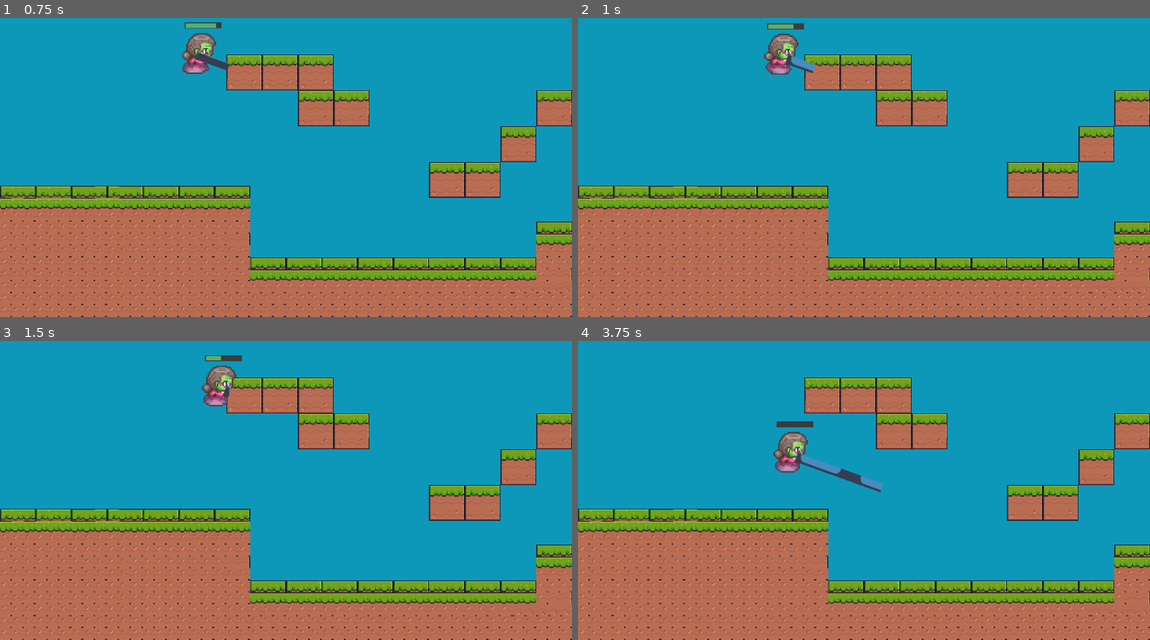
Above: before the commit, frames 1-4 (two rows, left to right).
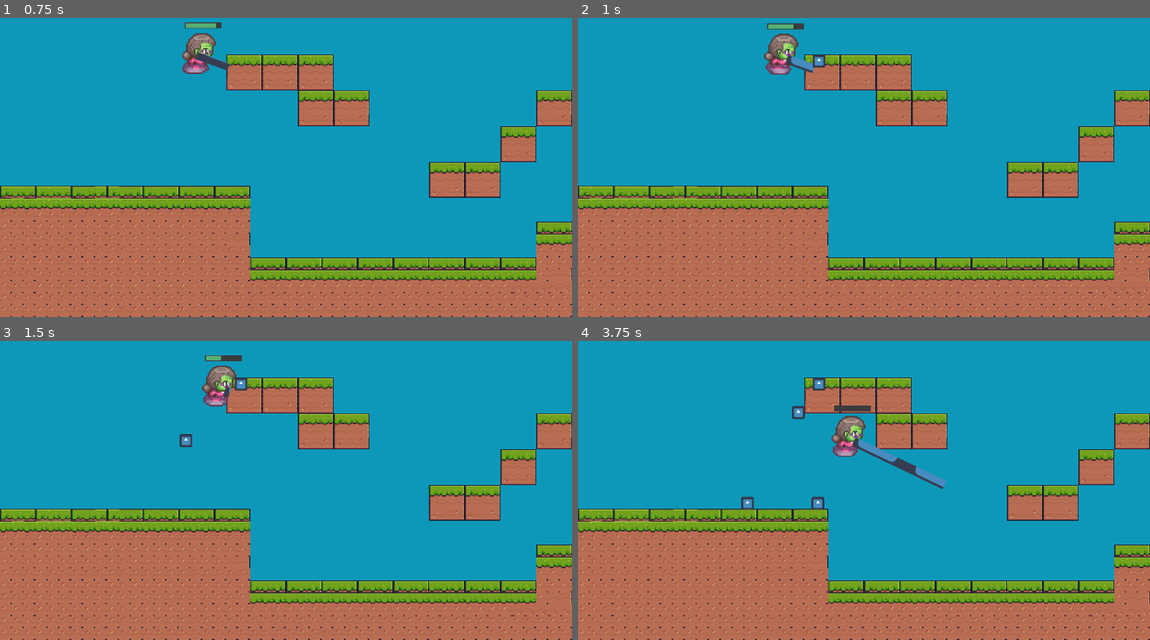
Above: after the commit, the same moments.

Repository: NickPerlich/Deathma
Game: Godot game, scene res://main.tscn
The game is run twice, just before and just after one commit, with the same random seed, the same clock (stepped at 60 frames per second) and the same inputs. The engine's default icon, where the game draws it, is replaced by a stand-in: a white triangle on a blue panel in a dark square.
Inputs (mouse positions are in pixels of both pictures, inside the frame that each line leads up to):
- Up to frame 1 (0.75 s): tap Enter (ui_accept) at 0.5 s; move the mouse to (411, 140) at 0.52 s; press the mouse at (411, 140) at 0.53 s; hold D (input_right) from 0.53 s (still down)
- Up to frame 2 (1 s): keep holding D (input_right); tap Enter (ui_accept) at 0.77 s; right-click (989, 140) at 0.8 s
- Up to frame 3 (1.5 s): keep holding D (input_right); move the mouse to (171, 496) at 1.27 s; release the mouse at (171, 496) at 1.28 s; right-click (171, 496) at 1.35 s
- Up to frame 4 (3.75 s): tap Enter (ui_accept) at 1.52, 3.02 s; click (749, 496) at 1.55 s; move the mouse to (921, 406) at 2.02 s; release D (input_right) at 2.03 s; press the mouse at (921, 406) at 2.03 s; hold A (input_left) 2.03-2.78 s; right-click (921, 406) at 2.3 s; move the mouse to (835, 544) at 2.77 s; release the mouse at (835, 544) at 2.78 s; hold D (input_right) from 2.78 s (still down); right-click (835, 544) at 2.85 s; click (835, 544) at 3.05 s; move the mouse to (1035, 526) at 3.52 s; press the mouse at (1035, 526) at 3.53 s

Frame 1 is identical in both runs. In frame 2, less than 0.1% of the frame differs, in the area x 41-44%, y 12-17%; in frame 3, 0.2%; in frame 4, 2.8%, in the area x 28-65%, y 12-57%.

Commit message:
working bullet shoot

Diff:
--- a/Lab 5 Moving Character/Scenes/main_character.gd
+++ b/Lab 5 Moving Character/Scenes/main_character.gd
@@ -1,6 +1,6 @@
 extends CharacterBody2D
 
-
+const projectilePath = preload("res://projectile.tscn")
 const SPEED = 300.0
 const JUMP_VELOCITY = -400.0
 @onready var sprite_2d = $Sprite2D
@@ -65,6 +65,9 @@
 func _process(delta):
 	var mouse_pos = get_global_mouse_position()
 	var player_pos = get_global_position()
+	$Node2D.look_at(mouse_pos)
+	if Input.is_action_just_pressed("shoot"):
+		shoot(mouse_pos)
 
 func _set_health(value):
 	#if health <= 0
@@ -82,3 +85,12 @@
 	tween.tween_property(self, "position",Vector2(hooked_position), 1)
 	print(self.get_position(), hooked_position)
 	velocity = self.get_position() - hooked_position
+
+func shoot(mouse_position):
+	var projectile = projectilePath.instantiate()
+	get_parent().add_child(projectile)
+
+	projectile.position = $Node2D/Marker2D.global_position
+	var direction = (mouse_position - projectile.global_position).normalized()
+	projectile.velocityy = direction
+	print("shoot")
--- a/Lab 5 Moving Character/Scenes/main_character.tscn
+++ b/Lab 5 Moving Character/Scenes/main_character.tscn
@@ -145,3 +145,10 @@
 position = Vector2(12.3333, -2)
 scale = Vector2(2, 2)
 shape = SubResource("RectangleShape2D_enc4r")
+
+[node name="Node2D" type="Node2D" parent="."]
+position = Vector2(12.6667, -2.33333)
+rotation = -4.00902
+
+[node name="Marker2D" type="Marker2D" parent="Node2D"]
+position = Vector2(49.4244, 0.0429707)
--- /dev/null
+++ b/Lab 5 Moving Character/Scenes/projectilePivot.gd
@@ -0,0 +1,4 @@
+extends Node2D
+func _input(event):
+	if event.is_action_pressed("shoot"):
+		look_at(get_global_mouse_position())
--- a/Lab 5 Moving Character/Tongue.gd
+++ b/Lab 5 Moving Character/Tongue.gd
@@ -27,8 +27,9 @@
 	if ray_cast.is_colliding():
 		collision_point = ray_cast.get_collision_point()
 		distance = (global_position - collision_point).length()
+		var collider = ray_cast.get_collider()
 		hooked.emit(collision_point)
-		print(collision_point)
+		print(collision_point, collider.name)
 	else:
 		distance = 250.0
 	return distance
--- a/Lab 5 Moving Character/main.tscn
+++ b/Lab 5 Moving Character/main.tscn
@@ -511,11 +511,13 @@
 offset_right = 35.0
 offset_bottom = -36.0
 
-[node name="Walls" type="StaticBody2D" parent="."]
+[node name="Walls" type="StaticBody2D" parent="." groups=["collectable"]]
 position = Vector2(41, 26)
 
 [node name="CollisionShape2D" type="CollisionShape2D" parent="Walls"]
 position = Vector2(175, 34)
 shape = SubResource("RectangleShape2D_rsl46")
 
+[node name="Sprite2D" type="Sprite2D" parent="."]
+
 [connection signal="hooked" from="CharacterBody2D/pivot/Tongue" to="CharacterBody2D" method="_on_tongue_hooked"]
--- a/Lab 5 Moving Character/project.godot
+++ b/Lab 5 Moving Character/project.godot
@@ -46,6 +46,12 @@
 "events": [Object(InputEventMouseButton,"resource_local_to_scene":false,"resource_name":"","device":-1,"window_id":0,"a …(253 unchanged characters)…
 ]
 }
+shoot={
+"deadzone": 0.5,
+"events": [Object(InputEventMouseButton,"resource_local_to_scene":false,"resource_name":"","device":-1,"window_id":0,"alt_pressed":false,"shift_pressed":false,"ctrl_pressed":false,"meta_pressed":false,"button_mask":0,"position":Vector2(0, 0),"global_position":Vector2(0, 0),"factor":1.0,"button_index":2,"canceled":false,"pressed":false,"double_click":false,"script":null)
+, Object(InputEventKey,"resource_local_to_scene":false,"resource_name":"","device":-1,"window_id":0,"alt_pressed":false,"shift_pressed":false,"ctrl_pressed":false,"meta_pressed":false,"pressed":false,"keycode":0,"physical_keycode":32,"key_label":0,"unicode":32,"echo":false,"script":null)
+]
+}
 
 [layer_names]
 
--- /dev/null
+++ b/Lab 5 Moving Character/projectile.gd
@@ -0,0 +1,7 @@
+extends CharacterBody2D
+
+var velocityy = Vector2(1,0)
+var speed =600
+
+func _physics_process(delta):
+	var collision_info = move_and_collide(velocityy.normalized()*delta * speed)
--- /dev/null
+++ b/Lab 5 Moving Character/projectile.tscn
@@ -0,0 +1,18 @@
+[gd_scene load_steps=4 format=3 uid="uid://doqpeefyamf01"]
+
+[ext_resource type="Texture2D" uid="uid://b3lj7gkged1mg" path="res://icon.svg" id="1_8a2ju"]
+[ext_resource type="Script" path="res://projectile.gd" id="1_gwxm0"]
+
+[sub_resource type="RectangleShape2D" id="RectangleShape2D_ddy7x"]
+size = Vector2(119, 112)
+
+[node name="Projectile" type="CharacterBody2D"]
+scale = Vector2(0.2, 0.2)
+script = ExtResource("1_gwxm0")
+
+[node name="CollisionShape2D" type="CollisionShape2D" parent="."]
+position = Vector2(1.5, -1)
+shape = SubResource("RectangleShape2D_ddy7x")
+
+[node name="Icon" type="Sprite2D" parent="."]
+texture = ExtResource("1_8a2ju")
